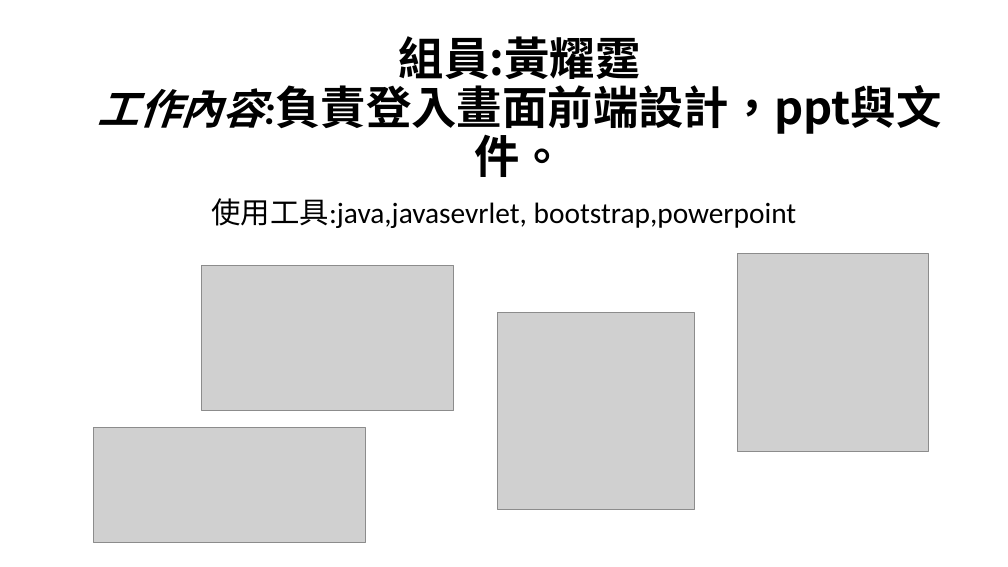
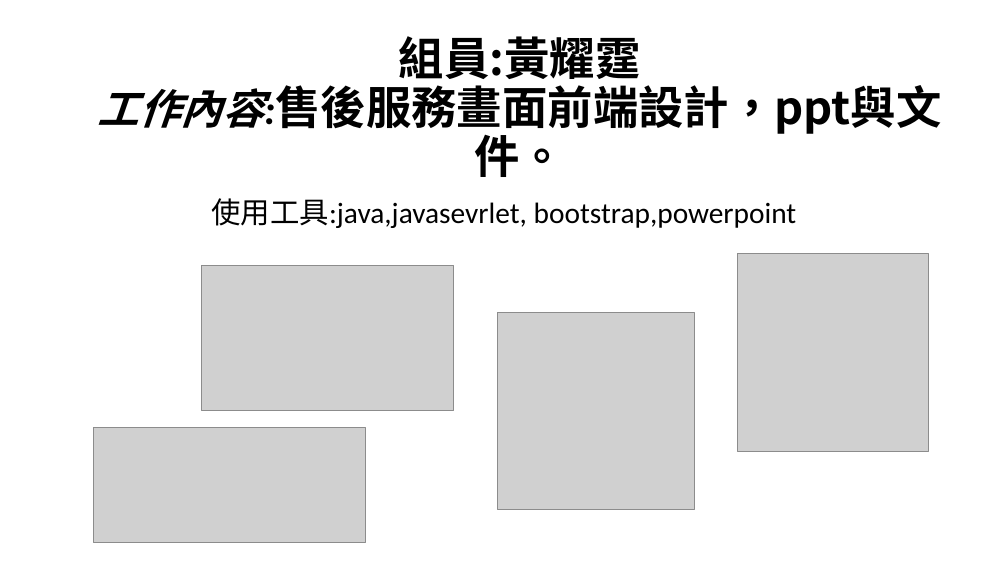
Before and after one commit to 2teamjava/NewYearProject, a slide deck: slide 6 of JAVA 第二組.pptx. Drawn at 1008x567 pixels with LibreOffice and Linux fonts; fonts in the diff are those of the drawing; grey boxes stand for pictures. Boxes give left, top, right and bottom in pixels: in the first picture for what was removed or moved away, otherwise in the second. Text is boxed around its words. In the diff, an @@ line names an element or a change of style, - is before the commit and + after.

```diff
--- a/JAVA 第二組.pptx
+++ b/JAVA 第二組.pptx
@@ title at (98,36,942,177): text changed @@
-組員:黃耀霆
-工作內容:負責登入畫面前端設計，ppt與文件。
+組員:黃耀霆
+工作內容:售後服務畫面前端設計，ppt與文件。
```
